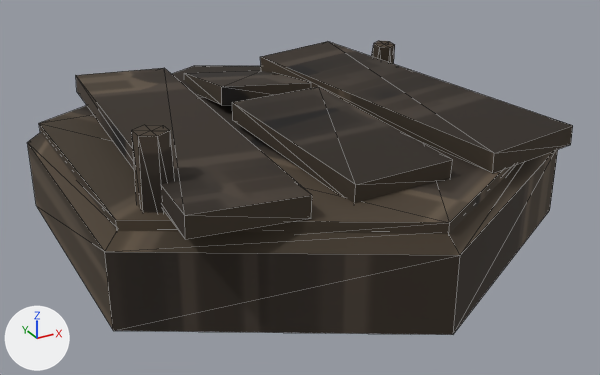
One commit to the glTF model assets/models/topi/obj_planks.glb: the scene before it, then after it.
The view is the same before and after, from a 50 mm lens placed at (-0.893, -1.669, 0.685), pointed at (-0.004, -0.052, -0.123). Arrows for +X, +Y and +Z are at lower left; the lights stay in place. The older version comes first. Mesh edges are drawn as thin lines. Vertices at exactly the same position are counted once.

In view in the first picture: 'obj_planks'.
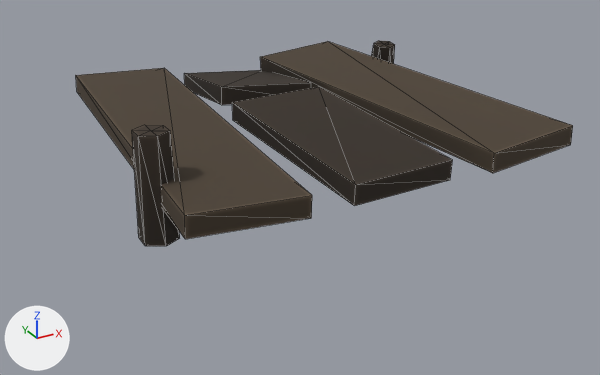
Boxes [x1, y1, x2, y2] around the edits, measured in the pictures (600 x 375 px):
'obj_planks', reshaped (9% narrower, 30% shorter)
    before: [27, 41, 573, 335]
    after: [76, 41, 573, 246]
part 1 of me_obj_planks, deleted
    before: [27, 133, 558, 335]
part 2 of me_obj_planks, deleted (brown)
    before: [39, 66, 516, 234]
part 3 of me_obj_planks, surface changed
    before: [76, 41, 573, 239]
    after: [76, 41, 573, 246]

The change, as a list of edits to the scene's bpy script:
```text
Change me_obj_planks:
    used by ob_obj_planks; location = (0.0, 0.0, 0.0)
    remove me_obj_planks.from_pydata(...)  # 90 vertices, 148 faces; spans x -0.558..0.558, y -0.644..0.644, z -0.2..0.17
    add me_obj_planks.from_pydata(...)  # 60 vertices, 96 faces; spans x -0.475..0.475, y -0.477..0.483, z -0.056..0.17
    me_obj_planks part 1: the loose piece of 18 vertices spanning x -0.558..0.558, y -0.644..0.644, z -0.2..0.0 is deleted
    me_obj_planks part 2: the loose piece of 12 vertices spanning x -0.527..0.527, y -0.609..0.609, z -0.04..0.02 is deleted
    me_obj_planks part 3: 96 kept faces spanning x -0.475..0.475, y -0.477..0.483, z -0.056..0.17 get new texture (UV) coordinates
```
